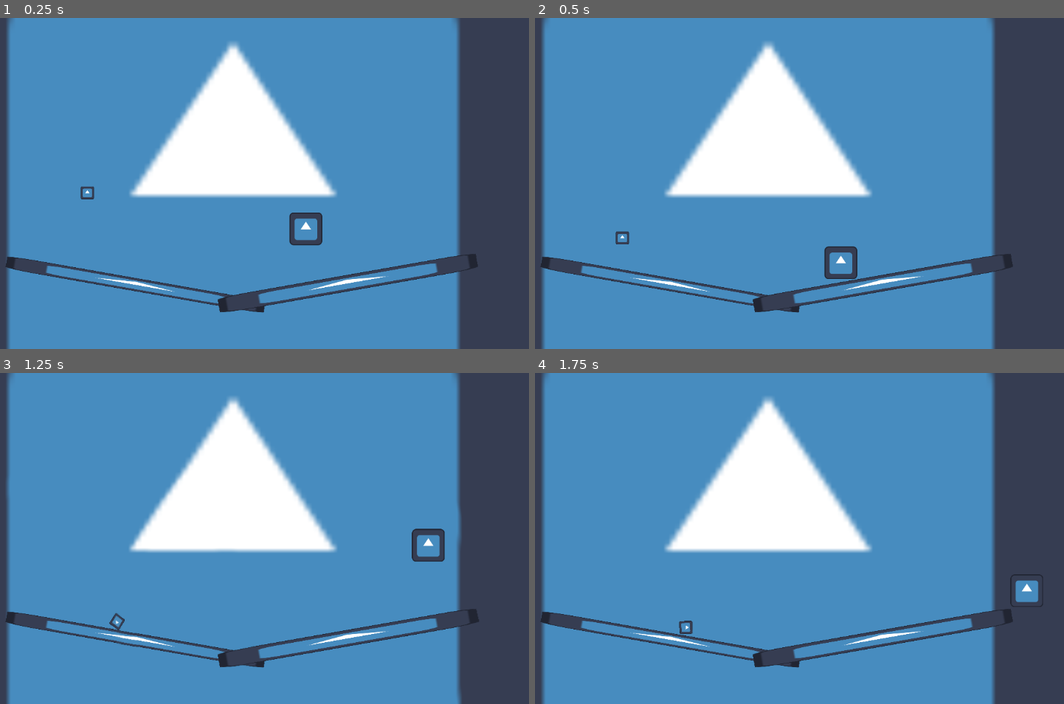
Above: before the commit, frames 1-4 (two rows, left to right).
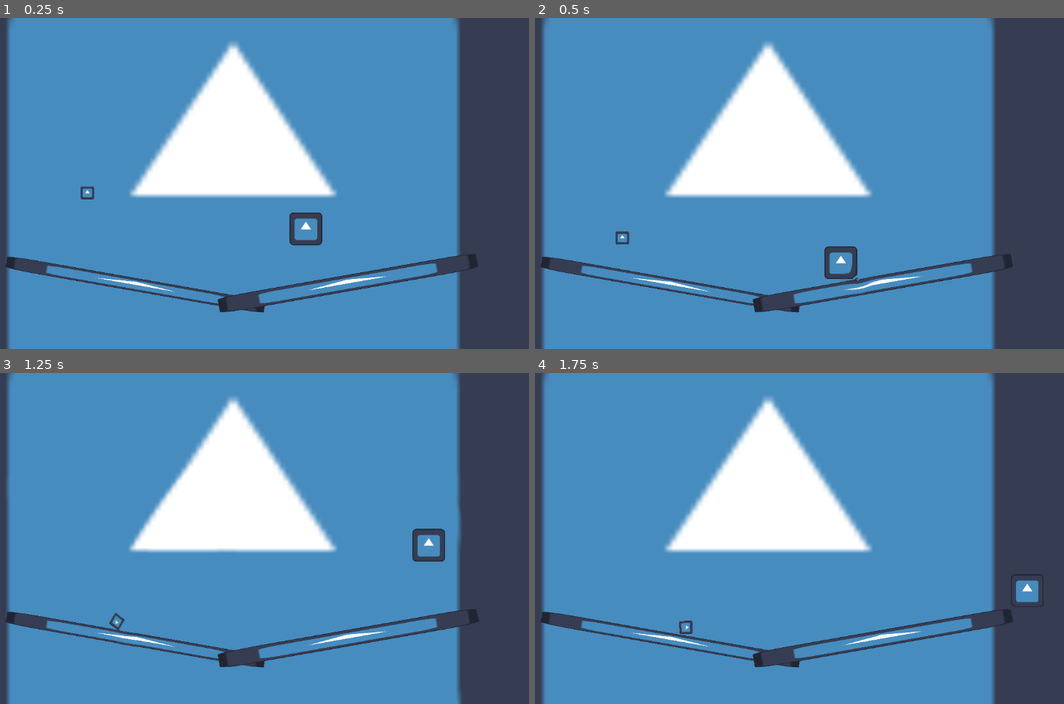
Above: after the commit, the same moments.

Repository: BeMain/metroidvania
Game: Godot game, scene res://world.tscn
The game is run twice, just before and just after one commit, with the same random seed, the same clock (stepped at 60 frames per second) and the same inputs. The engine's default icon, where the game draws it, is replaced by a stand-in: a white triangle on a blue panel in a dark square.
Inputs:
- Up to frame 1 (0.25 s): no input
- Up to frame 2 (0.5 s): no input
- Up to frame 3 (1.25 s): tap Enter (ui_accept) at 0.5 s; hold Right (right) from 0.53 s (still down); hold Ctrl (run) from 0.53 s (still down); tap Up (jump) at 0.77 s
- Up to frame 4 (1.75 s): keep holding Right (right); release Ctrl (run) at 1.28 s; tap Shift (sneak) at 1.35 s; tap Up (jump) at 1.52 s

Frame 1 is identical in both runs. In frame 2, 0.1% of the frame differs, in the area x 58-64%, y 74-84%; in frame 3, 0.1%; in frame 4, less than 0.1%.

Commit message:
Generate sound ripples on player collisions

Diff:
--- a/player.gd
+++ b/player.gd
@@ -7,6 +7,16 @@
 @export var RUN_MOD: float = 1.5
 
 @export var JUMP_SPEED: int = 500
+
+@export_category("Ripples")
+## The change in velocity during the collision is multiplied by this to determine the force of the sound ripple generated.
+@export_range(0, 1e-4, 1e-6) var velocity_to_force_ratio: float = 1e-5
+
+## The minimum force required for a collision to generate a sound ripple
+@export_range(0, 1e-3, 1e-5) var generate_ripple_threshold: float = 1e-4
+
+@export var ripple_timer_path: NodePath = ^"RippleTimer"
+@onready var ripple_timer: Timer = get_node(ripple_timer_path)
 
 
 # Get the gravity from the project settings so you can sync with rigid body nodes.
@@ -36,8 +46,22 @@
 
 func _physics_process(delta):
 	# Apply gravity
-	velocity.y += delta * gravity
+	if not is_on_floor():
+		velocity.y += delta * gravity
 
 	get_input()
 
+	var velocity_before_move = velocity
+
 	move_and_slide()
+
+	generate_ripples_on_collision(velocity_before_move)
+
+
+func generate_ripples_on_collision(velocity_before_move: Vector2):
+	for i in get_slide_collision_count():
+		var collision = get_slide_collision(i)
+		var force = (velocity_before_move.length() - velocity.length()) * velocity_to_force_ratio
+		if abs(force) > generate_ripple_threshold and ripple_timer.time_left == 0:
+			SoundRipples.add_ripple(collision.get_position(), 1.0, 512.0, force)
+			ripple_timer.start()
--- a/player.tscn
+++ b/player.tscn
@@ -17,3 +17,8 @@
 
 [node name="CollisionShape2D" type="CollisionShape2D" parent="."]
 shape = SubResource("RectangleShape2D_vlxh7")
+
+[node name="RippleTimer" type="Timer" parent="."]
+wait_time = 0.1
+one_shot = true
+autostart = true
